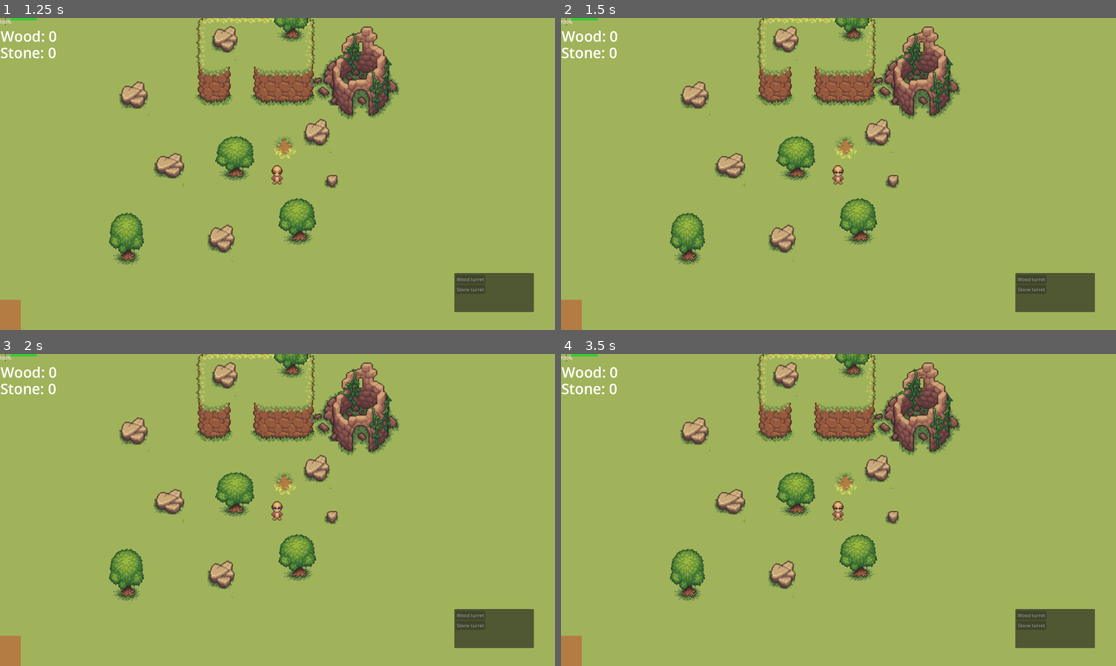
Above: before the commit, frames 1-4 (two rows, left to right).
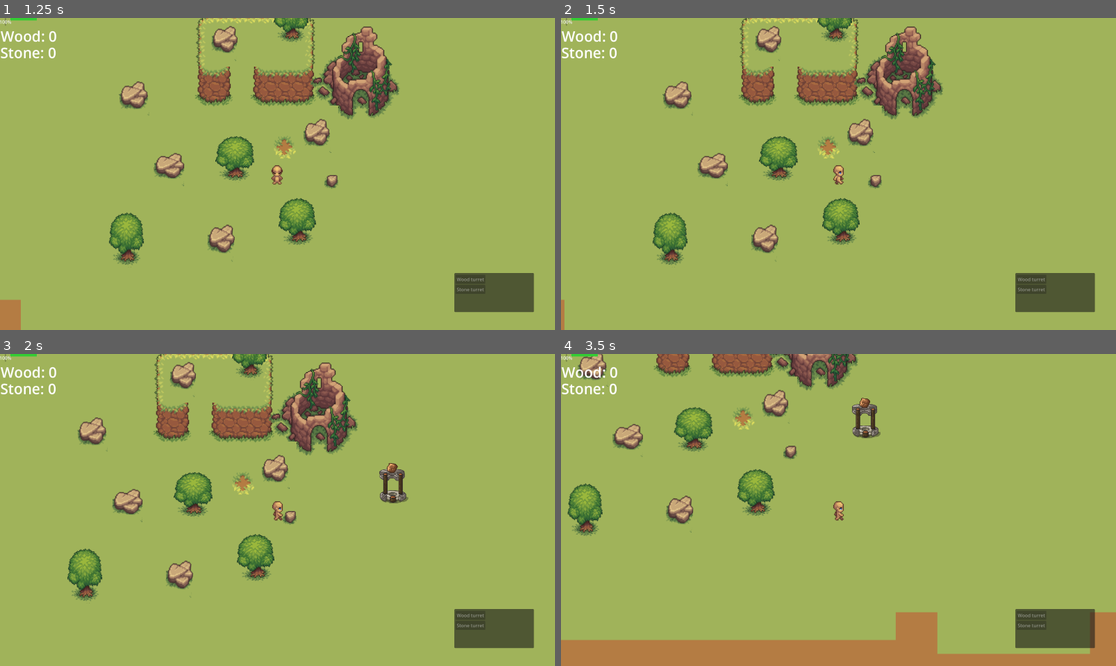
Above: after the commit, the same moments.

Repository: jonagull/dino-survival
Game: Godot game, scene res://main.tscn
Same seed, same stepped clock (60 frames per second), same inputs: the game is played once before the commit and once after it.
Inputs (mouse positions are in pixels of both pictures, inside the frame that each line leads up to):
- Up to frame 1 (1.25 s): click "Build" at 0.5 s
- Up to frame 2 (1.5 s): tap Enter at 1.25 s; move the mouse to (960, 158) at 1.27 s; hold D (move_right) from 1.28 s (still down); hold 1 (select_turret_1, bound only after the commit) from 1.28 s (still down); click (960, 158) at 1.42 s
- Up to frame 3 (2 s): keep holding D (move_right); keep holding 1 (select_turret_1, bound only after the commit); tap 2 (select_turret_2, bound only after the commit) at 1.55 s
- Up to frame 4 (3.5 s): move the mouse to (727, 525) at 2.02 s; release D (move_right) at 2.03 s; release 1 (select_turret_1, bound only after the commit) at 2.03 s; hold S (move_backward) 2.03-2.78 s; tap 2 (select_turret_2, bound only after the commit) at 2.1, 3.05 s; tap 1 (select_turret_1, bound only after the commit) at 2.3 s; move the mouse to (894, 441) at 2.77 s; hold D (move_right) from 2.78 s (still down); hold 1 (select_turret_1, bound only after the commit) from 2.78 s (still down)

Frame 1 is identical in both runs. In frame 2, 13% of the frame differs, in the area x 0-72%, y 0-100%; in frame 3, 16%; in frame 4, 22%, in the area x 0-100%, y 0-100%.

Commit message:
added keyboard shortcuts to build menu

Diff:
--- a/hud.gd
+++ b/hud.gd
@@ -18,25 +18,36 @@
 	$Panel/BuildMenu/StoneTurretButton.tooltip_text = "Requires 20 wood"
 
 func update_build_menu(amount: int) -> void:
-	if amount >= 10:
+	if amount >= 20:
 		$Panel/BuildMenu/WoodTurretButton.disabled = false
 		$Panel/BuildMenu/StoneTurretButton.disabled = false
-	elif amount > 20:
+	elif amount >= 10:
 		$Panel/BuildMenu/WoodTurretButton.disabled = false
 		$Panel/BuildMenu/StoneTurretButton.disabled = true
 	else:
 		$Panel/BuildMenu/WoodTurretButton.disabled = true
+		$Panel/BuildMenu/StoneTurretButton.disabled = true
 
 func toggle_build_menu():
 	build_menu.visible = not build_menu.visible
 	build_button.visible = not build_button.visible
 
+func _input(event):
+	# Handle B key to toggle build menu
+	if event.is_action_pressed("open_build_menu"):
+		toggle_build_menu()
+
+	# Handle number keys for turret selection (only when build menu is open)
+	if build_menu.visible:
+		if event.is_action_pressed("select_turret_1"):
+			_on_wood_turret_selected()
+		elif event.is_action_pressed("select_turret_2"):
+			_on_stone_turret_selected()
+
 func _on_wood_turret_selected():
 	print("Selected: Wood Turret")
-	# build_menu.visible = false
 	wood_turret_selected.emit()
 
 func _on_stone_turret_selected():
 	print("Selected: Stone Turret")
-	# build_menu.visible = false
 	stone_turret_selected.emit(stone_turret_scene, stone_turret_ghost_scene)
--- a/main.gd
+++ b/main.gd
@@ -13,6 +13,10 @@
 @export var enemy_scene: PackedScene
 @export var floating_health_bar_scene: PackedScene
 @export var spawn_enemies: bool = true
+@export var stone_turret_scene: PackedScene
+@export var stone_turret_ghost_scene: PackedScene
+@export var wood_turret_scene: PackedScene
+@export var wood_turret_ghost_scene: PackedScene
 
 # Wave system variables
 var current_wave: int = 0
@@ -141,3 +145,14 @@
 	spawn_enemy()
 	# Placeholder for later turret types
 	print("Wood turret selected — implement later if needed.")
+
+func _input(event):
+	# Handle keyboard turret selection even when build menu is closed
+	if event.is_action_pressed("select_turret_1"):
+		# Wood turret - you'll need to implement this
+		print("Keyboard selected: Wood Turret")
+		# enter_build_mode(wood_turret_scene, wood_turret_ghost_scene)
+	elif event.is_action_pressed("select_turret_2"):
+		# Stone turret
+		print("Keyboard selected: Stone Turret")
+		enter_build_mode(stone_turret_scene, stone_turret_ghost_scene)
--- a/main.tscn
+++ b/main.tscn
@@ -8,7 +8,9 @@
 [ext_resource type="Texture2D" uid="uid://bwgrn5u41ipmh" path="res://craftpix-net-918283-grassland-top-down-tileset-pixel-art/PNG/Water_coasts.png" id="3_e4eeb"]
 [ext_resource type="PackedScene" uid="uid://bib1yv06m55la" path="res://floating_health_bar.tscn" id="3_ebi37"]
 [ext_resource type="Texture2D" uid="uid://du56f1qype2y8" path="res://craftpix-net-918283-grassland-top-down-tileset-pixel-art/PNG/water_detilazation.png" id="4_72ajv"]
+[ext_resource type="PackedScene" uid="uid://4ql02m7snt4o" path="res://StoneTurret.tscn" id="4_w48qg"]
 [ext_resource type="Texture2D" uid="uid://4f6u2x0jucjb" path="res://craftpix-net-918283-grassland-top-down-tileset-pixel-art/PNG/water_detilazation_v2.png" id="5_osjk4"]
+[ext_resource type="PackedScene" uid="uid://dnfgtfks3bm45" path="res://GhostStoneTurret.tscn" id="5_vivmo"]
 [ext_resource type="PackedScene" uid="uid://bry0nmyqohk85" path="res://HUD.tscn" id="7_x5g4l"]
 [ext_resource type="PackedScene" uid="uid://d3r0rt6y2ijdp" path="res://tree.tscn" id="13_h4c1o"]
 [ext_resource type="PackedScene" uid="uid://d2diqb646uhhp" path="res://stone.tscn" id="14_w48qg"]
@@ -3863,6 +3865,9 @@
 script = ExtResource("1_55x0y")
 enemy_scene = ExtResource("2_c75ks")
 floating_health_bar_scene = ExtResource("3_ebi37")
+spawn_enemies = false
+stone_turret_scene = ExtResource("4_w48qg")
+stone_turret_ghost_scene = ExtResource("5_vivmo")
 
 [node name="Player" parent="." instance=ExtResource("1_bw217")]
 z_index = 12
--- a/player.gd
+++ b/player.gd
@@ -35,8 +35,8 @@
 		return
 
 	var input_vector = Vector2(
-		Input.get_action_strength("ui_right") - Input.get_action_strength("ui_left"),
-		Input.get_action_strength("ui_down") - Input.get_action_strength("ui_up")
+		Input.get_action_strength("move_right") - Input.get_action_strength("move_left"),
+		Input.get_action_strength("move_backward") - Input.get_action_strength("move_forward")
 	)
 
 	if input_vector.length() > 0:
--- a/project.godot
+++ b/project.godot
@@ -29,21 +29,40 @@
 move_forward={
 "deadzone": 0.5,
 "events": [Object(InputEventKey,"resource_local_to_scene":false,"resource_name":"","device":0,"window_id":0,"alt_presse …(189 unchanged characters)…
+, Object(InputEventKey,"resource_local_to_scene":false,"resource_name":"","device":0,"window_id":0,"alt_pressed":false,"shift_pressed":false,"ctrl_pressed":false,"meta_pressed":false,"pressed":false,"keycode":0,"physical_keycode":4194320,"key_label":0,"unicode":0,"location":0,"echo":false,"script":null)
 ]
 }
 move_backward={
 "deadzone": 0.5,
 "events": [Object(InputEventKey,"resource_local_to_scene":false,"resource_name":"","device":0,"window_id":0,"alt_presse …(189 unchanged characters)…
+, Object(InputEventKey,"resource_local_to_scene":false,"resource_name":"","device":0,"window_id":0,"alt_pressed":false,"shift_pressed":false,"ctrl_pressed":false,"meta_pressed":false,"pressed":false,"keycode":0,"physical_keycode":4194322,"key_label":0,"unicode":0,"location":0,"echo":false,"script":null)
 ]
 }
 move_left={
 "deadzone": 0.5,
 "events": [Object(InputEventKey,"resource_local_to_scene":false,"resource_name":"","device":0,"window_id":0,"alt_presse …(189 unchanged characters)…
+, Object(InputEventKey,"resource_local_to_scene":false,"resource_name":"","device":0,"window_id":0,"alt_pressed":false,"shift_pressed":false,"ctrl_pressed":false,"meta_pressed":false,"pressed":false,"keycode":0,"physical_keycode":4194319,"key_label":0,"unicode":0,"location":0,"echo":false,"script":null)
 ]
 }
 move_right={
 "deadzone": 0.5,
 "events": [Object(InputEventKey,"resource_local_to_scene":false,"resource_name":"","device":0,"window_id":0,"alt_presse …(189 unchanged characters)…
+, Object(InputEventKey,"resource_local_to_scene":false,"resource_name":"","device":0,"window_id":0,"alt_pressed":false,"shift_pressed":false,"ctrl_pressed":false,"meta_pressed":false,"pressed":false,"keycode":0,"physical_keycode":4194321,"key_label":0,"unicode":0,"location":0,"echo":false,"script":null)
+]
+}
+open_build_menu={
+"deadzone": 0.5,
+"events": [Object(InputEventKey,"resource_local_to_scene":false,"resource_name":"","device":0,"window_id":0,"alt_pressed":false,"shift_pressed":false,"ctrl_pressed":false,"meta_pressed":false,"pressed":false,"keycode":0,"physical_keycode":66,"key_label":0,"unicode":0,"echo":false,"script":null)
+]
+}
+select_turret_1={
+"deadzone": 0.5,
+"events": [Object(InputEventKey,"resource_local_to_scene":false,"resource_name":"","device":0,"window_id":0,"alt_pressed":false,"shift_pressed":false,"ctrl_pressed":false,"meta_pressed":false,"pressed":false,"keycode":0,"physical_keycode":49,"key_label":0,"unicode":0,"echo":false,"script":null)
+]
+}
+select_turret_2={
+"deadzone": 0.5,
+"events": [Object(InputEventKey,"resource_local_to_scene":false,"resource_name":"","device":0,"window_id":0,"alt_pressed":false,"shift_pressed":false,"ctrl_pressed":false,"meta_pressed":false,"pressed":false,"keycode":0,"physical_keycode":50,"key_label":0,"unicode":0,"echo":false,"script":null)
 ]
 }
 
Not shown: 1 places in main.tscn that only renumber resources
